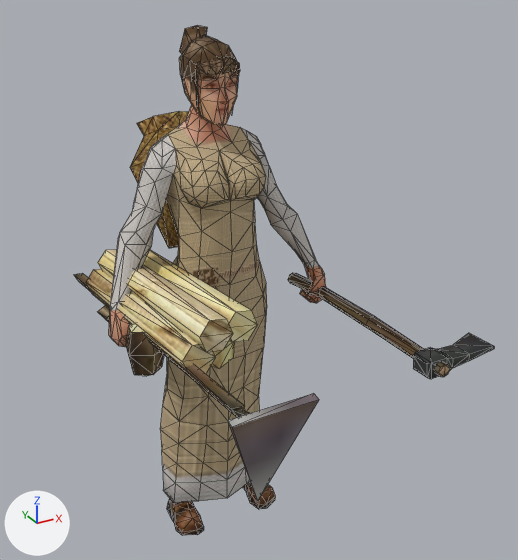
Before and after pictures for a commit that changed the glTF model apps/web/public/models/people/woman.glb.
The view is the same before and after, from a 50 mm lens placed at (-0.957, -2.06, 1.967), pointed at (0.062, -0.207, 1.04). Lighting does not change. The marker at lower left points along +X, +Y and +Z. The older version comes first. Mesh edges are drawn as thin lines. Where no turn or scale is listed for an object, it has been applied to the vertices. Vertices at exactly the same position are counted once.

Names of what the first picture shows: 'woman-mesh'.
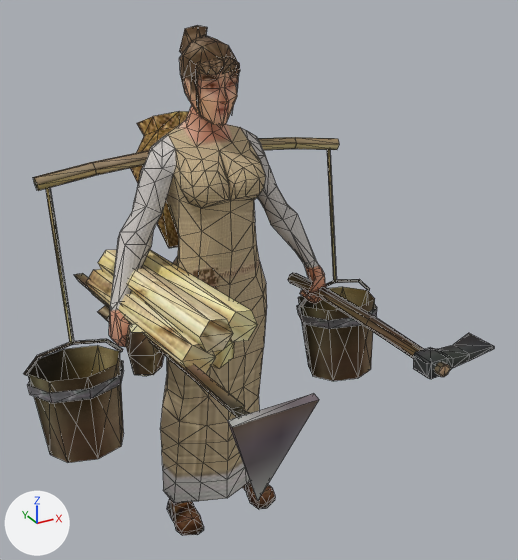
Changed parts and their boxes [x1, y1, x2, y2] in the pictures (518 x 560 px):
'woman-mesh', reshaped (12% wider): before [74, 25, 494, 536]; after [24, 25, 494, 536]
part 1 of me_woman, added (brown): after [24, 137, 377, 463]

The edits, one by one:
me_woman is used by ob_woman_mesh; location (0.0, 0.0, 0.0).
me_woman had 841 vertices, 1525 faces and spanned x -0.41..0.52, y -0.95..0.46, z 0.0..1.8.
me_woman now has 1039 vertices, 1789 faces and spans x -0.67..0.67, y -0.95..0.46, z 0.0..1.8.
Part 1, on me_woman:
192 vertices are added at x -0.67..0.67, y -0.18..0.14, z 0.49..1.43.
6 new vertices lie (0.0, 0.08, 0.51) away from vertices in x -0.51..0.51, y 0.0..0.01, z 0.86.
264 new faces join them.
